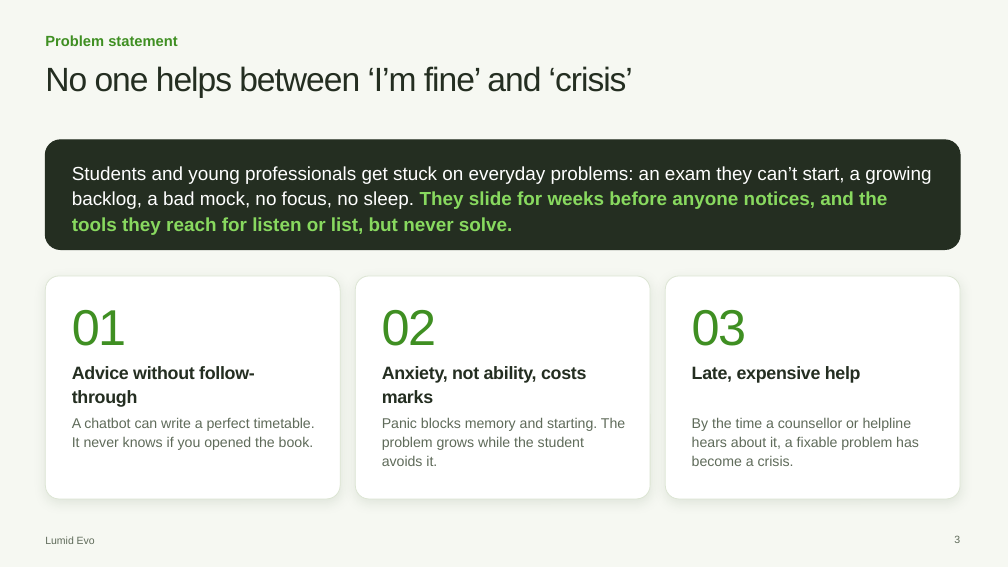
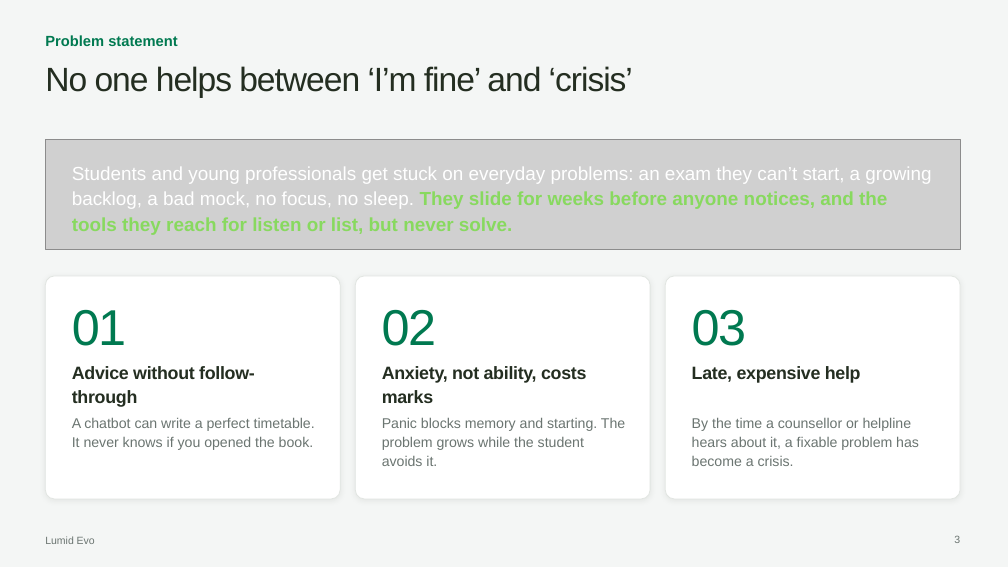
Before and after one commit to riyan-hx/Lumid-Evo-Ai, a slide deck: slide 3 of Lumid-Evo-Pitch.pptx. Drawn at 1008x567 pixels with LibreOffice and Linux fonts; fonts in the diff are those of the drawing; grey boxes stand for pictures. Boxes give left, top, right and bottom in pixels: in the first picture for what was removed or moved away, otherwise in the second. Text is boxed around its words. In the diff, an @@ line names an element or a change of style, - is before the commit and + after.

```diff
--- a/Lumid-Evo-Pitch.pptx
+++ b/Lumid-Evo-Pitch.pptx
@@ background #F6F8F2 to #F4F6F5 @@
@@ rounded rectangle removed at [45,140,960,250] @@
@@ picture added at [45,140,960,250] @@
@@ outline #DCE5D3 0.75 pt to #E1E5E1 0.75 pt; shadow changed; proportions changed in 3 elements at [45,276,340,499], [355,276,650,499], [665,276,960,499] @@
@@ text colour #3F8F22 to #007950 in 4 elements at [45,35,178,46], [72,310,126,346], [382,310,436,346], [692,310,746,346] @@
@@ text colour #5F6B5A to #6B7571 in 5 elements at [72,418,315,450], [382,418,625,466], [692,418,919,466], [954,536,960,543], [45,536,95,544] @@
```
Also in this commit, not shown: 9 other slides changed.
